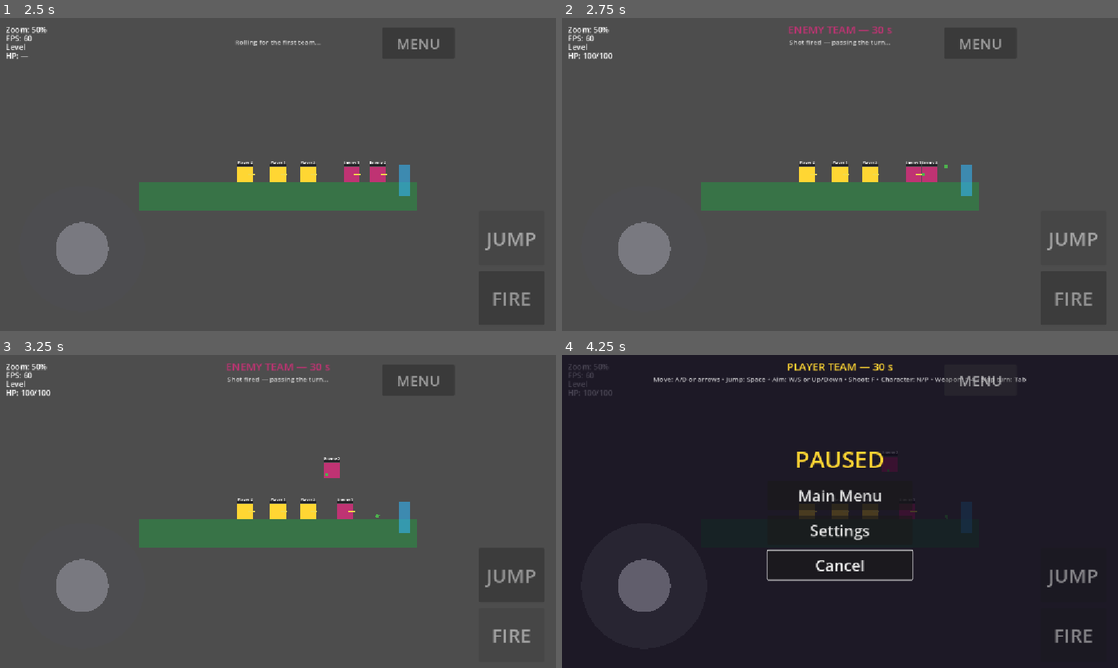
Above: before the commit, frames 1-4 (two rows, left to right).
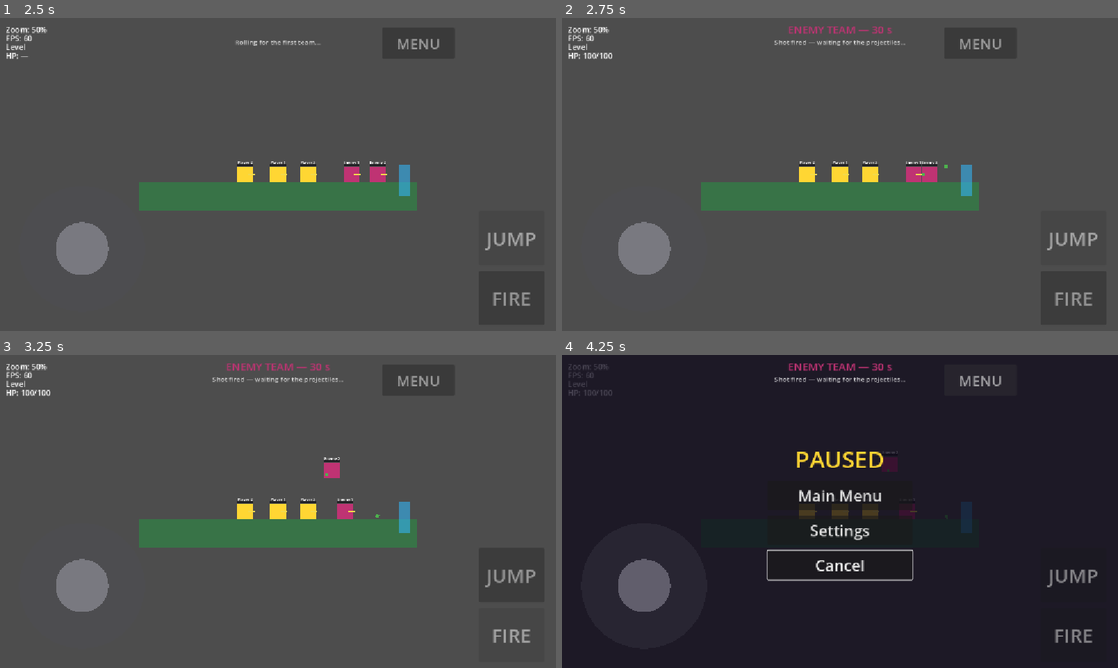
Above: after the commit, the same moments.

Repository: SDVGames-Studio/forms
Game: Godot game, scene res://Main.tscn
Two runs of this game, one before a commit and one after it. Both use one fixed random seed, a clock stepped at 60 frames per second and the inputs below.
Inputs:
- Up to frame 1 (2.5 s): click "New game" at 0.5 s; click "Level 1" at 1.25 s; click "JUMP" at 2 s
- Up to frame 2 (2.75 s): no input
- Up to frame 3 (3.25 s): click "FIRE" at 2.75 s
- Up to frame 4 (4.25 s): click "MENU" at 3.5 s

Frame 1 is identical in both runs. In frame 2, 0.2% of the frame differs, in the area x 38-62%, y 7-9%; in frame 3, 0.2%; in frame 4, 0.9%, in the area x 16-84%, y 2-9%.

Commit message:
fix(turn): wait for all projectiles to explode before handing over the turn (#119)

Diff:
--- a/Projectile.gd
+++ b/Projectile.gd
@@ -32,6 +32,9 @@
 
 
 func _ready() -> void:
+	# Issue #119: register with TurnController so the turn handover waits
+	# until every projectile is gone.
+	add_to_group("projectiles")
 	# Layers 1|2 = world + enemy team; issue #57 adds layer 8 (player team)
 	# so shots can also hit the shooter's own teammates — friendly fire.
 	collision_mask = 1 | 2 | 8
--- a/ProjectileBody.gd
+++ b/ProjectileBody.gd
@@ -43,6 +43,9 @@
 
 
 func _ready() -> void:
+	# Issue #119: register with TurnController so the turn handover waits
+	# until every projectile has exploded/been freed.
+	add_to_group("projectiles")
 	# Layer 4 = projectiles; hit the world, both teams, and walls.
 	collision_layer = 4
 	collision_mask = 1 | 2 | 8
--- a/TurnController.gd
+++ b/TurnController.gd
@@ -39,6 +39,12 @@
 ## Bumped on every shot; stale post-shot timers carry an old serial and
 ## are ignored so they can't cut a fresh turn short (issue #85).
 var _shot_serial := 0
+## Issue #119: after a shot, the handover first waits the short post-shot
+## delay, then keeps waiting until no projectile is alive — grenades with
+## a 3 s fuse must land and explode before the next turn starts.
+var _after_shot_left := 0.0
+## Issue #119: projectile nodes register in this group while alive.
+const PROJECTILE_GROUP := "projectiles"
 ## Issue #85: stall watchdogs — if the first-team roll or the post-shot
 ## handover never completes (tween killed, timer lost, node freed
 ## mid-animation), the game force-recovers instead of freezing forever.
@@ -60,7 +66,7 @@
 const HINT_ROLL := "Rolling for the first team..."
 const HINT_PLAYER := "Move: A/D or arrows • Jump: Space • Aim: W/S or Up/Down • Shoot: F • Character: N/P • Weapon: 1-4 • Skip turn: Tab"
 const HINT_ENEMY := "Enemy turn — wait for your move..."
-const HINT_SWITCH := "Shot fired — passing the turn..."
+const HINT_SWITCH := "Shot fired — waiting for the projectiles..."
 
 
 func _process(delta: float) -> void:
@@ -71,6 +77,13 @@
 	# Issue #85: stall watchdogs run even while switching / before the
 	# first turn, so a lost tween or timer can never freeze the game.
 	_process_watchdog(delta)
+	# Issue #119: post-shot handover — wait for the short delay AND for
+	# every projectile to explode before passing the turn.
+	if _switching and not game_over:
+		_after_shot_left = maxf(0.0, _after_shot_left - delta)
+		if _after_shot_left <= 0.0 and _live_projectiles() == 0:
+			_end_turn(_shot_serial)
+			return
 	if _level == null or game_over or _switching:
 		return
 	# The active character died mid-turn — hand over immediately.
@@ -119,9 +132,18 @@
 	_switching = true
 	_shot_serial += 1
 	_switch_wait = 0.0
+	_after_shot_left = AFTER_SHOT_DELAY
 	_update_label()
-	get_tree().create_timer(AFTER_SHOT_DELAY).timeout.connect(
-		_end_turn.bind(_shot_serial))
+
+
+## Issue #119: projectiles still flying/exploding (queue_free()d ones don't
+## count — they are already done for gameplay purposes).
+func _live_projectiles() -> int:
+	var count := 0
+	for node in get_tree().get_nodes_in_group(PROJECTILE_GROUP):
+		if is_instance_valid(node) and not node.is_queued_for_deletion():
+			count += 1
+	return count
 
 
 func _on_level_changed() -> void:
@@ -137,6 +159,7 @@
 		game_over = false
 		_switching = false
 		_shot_serial = 0
+		_after_shot_left = 0.0
 		_roll_wait = 0.0
 		_switch_wait = 0.0
 		_stall_wait = 0.0
--- /dev/null
+++ b/tests/test_issue119.gd
@@ -0,0 +1,62 @@
+extends Node
+## Regression check for issue #119: the turn must not end until every
+## projectile has exploded — a shot starts a short handover delay, and the
+## handover additionally waits until no projectile node is alive, so a
+## grenade with a 3 s fuse always lands before the next turn starts.
+##
+## Run headless: godot --headless res://tests/test_issue119.tscn
+## Exit code 0 = pass.
+
+func _ready() -> void:
+	var level: Node = load("res://Level3.tscn").instantiate()
+	add_child(level)
+	var tc := get_node("/root/TurnController")
+	# Wait for the first turn to begin (player's if possible).
+	for i in 300:
+		await get_tree().physics_frame
+		if tc.active_team != "":
+			break
+	for i in 600:
+		await get_tree().physics_frame
+		if tc.active_team == "player":
+			break
+	var weapon: Node = null
+	for m in get_tree().get_nodes_in_group("player_team"):
+		if bool(m.get("controlled")):
+			weapon = m.get_node_or_null("Weapon")
+			break
+	if weapon == null:
+		print("ISSUE119 no controlled player weapon, ok=false")
+		get_tree().quit(1)
+		return
+	# Select the grenade (index 2) and fire it — its fuse is 3 s.
+	WeaponInventory.set_selected(2)
+	for i in 5:
+		await get_tree().physics_frame
+	weapon.npc_fire()
+	await get_tree().physics_frame
+	var fired: bool = int(weapon._shots_used[2]) == 1
+	# Immediately after the shot the turn must still be in handover.
+	var switching: bool = bool(tc._switching)
+	var projectile_alive: bool = tc._live_projectiles() > 0
+	# The old code handed over after 1.5 s — shorter than the 3 s fuse.
+	# Wait 2 s: the turn must STILL not have passed while a grenade flies.
+	await get_tree().create_timer(2.0).timeout
+	var still_old_turn: bool = tc.active_team == "player" and bool(tc._switching)
+	var still_alive: bool = tc._live_projectiles() > 0
+	# After the grenade explodes the handover must complete on its own.
+	for i in 600:
+		await get_tree().physics_frame
+		if tc.active_team != "" and tc.active_team != "player" \
+				and not tc._switching:
+			break
+	var handed_over: bool = tc.active_team != "" and tc.active_team != "player"
+	var no_leftovers: bool = tc._live_projectiles() == 0
+	var ok: bool = fired and switching and projectile_alive and still_old_turn \
+			and still_alive and handed_over and no_leftovers
+	print("ISSUE119 fired=", fired, " switching=", switching,
+		" projectile_alive=", projectile_alive,
+		" still_old_turn=", still_old_turn, " still_alive=", still_alive,
+		" handed_over=", handed_over, " no_leftovers=", no_leftovers,
+		" ok=", ok)
+	get_tree().quit(0 if ok else 1)
--- /dev/null
+++ b/tests/test_issue119.tscn
@@ -0,0 +1,6 @@
+[gd_scene load_steps=2 format=3]
+
+[ext_resource type="Script" path="res://tests/test_issue119.gd" id="1_i119"]
+
+[node name="Issue119Test" type="Node"]
+script = ExtResource("1_i119")
